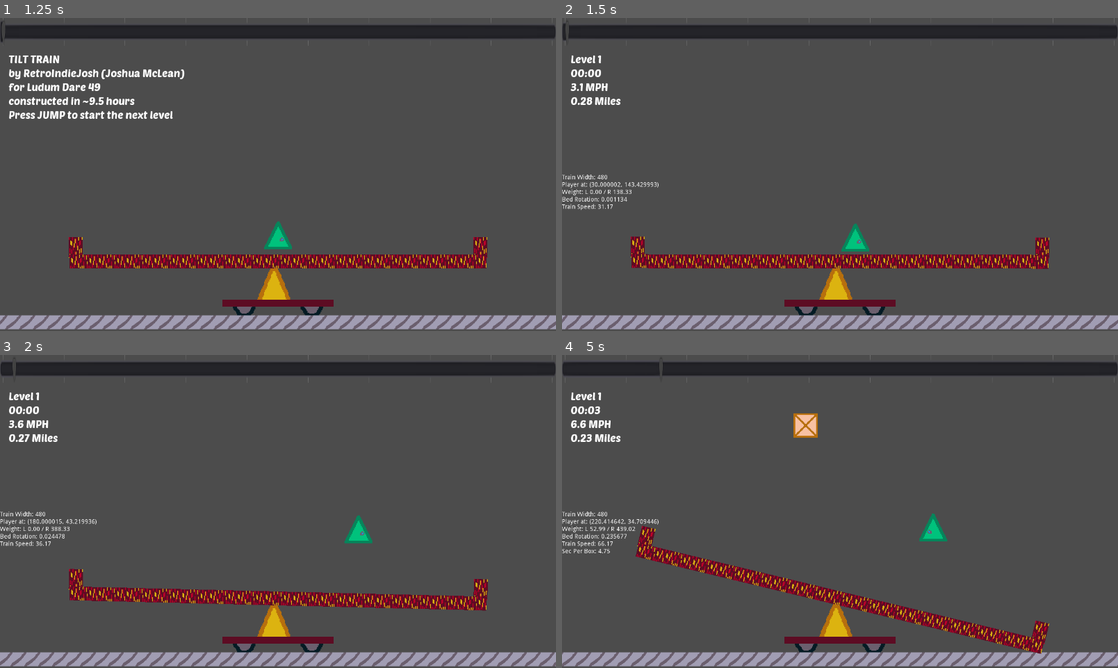
Above: before the commit, frames 1-4 (two rows, left to right).
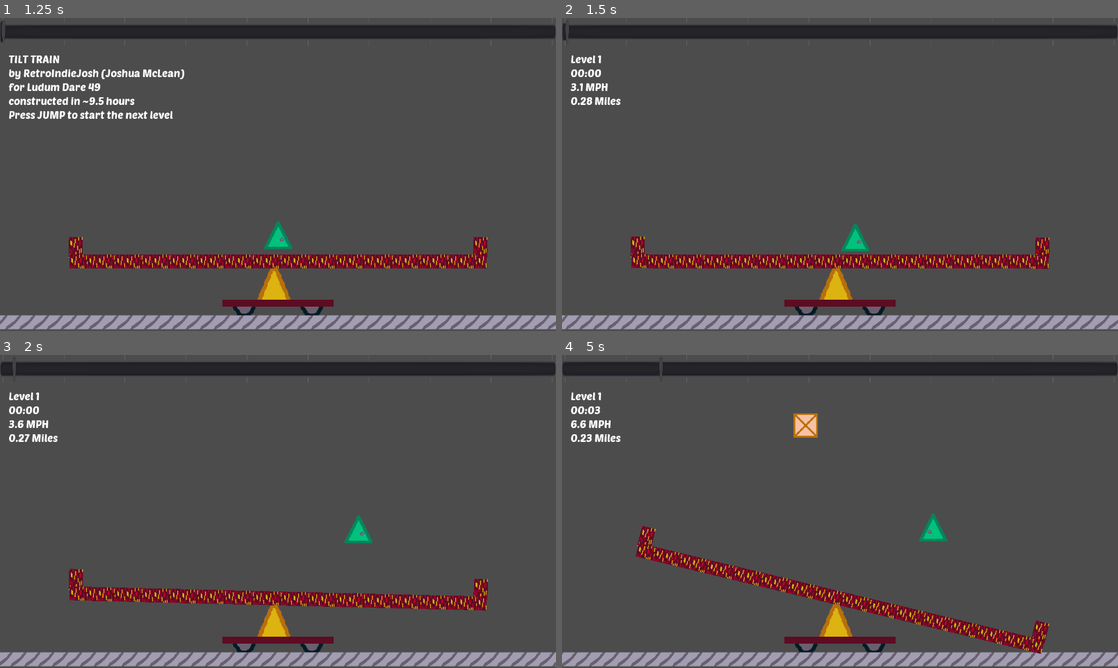
Above: after the commit, the same moments.

Repository: RetroIndieJosh/train-tilt
Game: Godot game, scene res://scenes/Game.tscn
The game is run twice, just before and just after one commit, with the same random seed, the same clock (stepped at 60 frames per second) and the same inputs.
Inputs (mouse positions are in pixels of both pictures, inside the frame that each line leads up to):
- Up to frame 1 (1.25 s): click (528, 77) at 0.5 s
- Up to frame 2 (1.5 s): tap Enter at 1.25 s; hold D (right) from 1.28 s (still down); tap Space (jump) at 1.35 s
- Up to frame 3 (2 s): keep holding D (right); tap Space (jump) at 1.52, 1.82 s
- Up to frame 4 (5 s): release D (right) at 2.03 s; hold Left (left) 2.03-2.78 s; tap Alt (grab) at 2.1, 3.6 s; tap Space (jump) at 2.27, 2.3, 2.57, 2.85, 3.77, 3.8, 4.07, 4.35, 4.52, 4.82 s; hold D (right) 2.78-4.28 s; hold Left (left) from 4.28 s (still down); tap F2 (box) at 4.9 s

Frame 1 is identical in both runs. In frame 2, 0.4% of the frame differs, in the area x 0-18%, y 50-62%; in frame 3, 0.4%; in frame 4, 0.5%, in the area x 0-18%, y 50-64%.

Commit message:
More fixes, set up builds

Diff:
--- a/scenes/Game.tscn
+++ b/scenes/Game.tscn
@@ -30,6 +30,7 @@
 script = ExtResource( 10 )
 
 [node name="Info" type="Label" parent="."]
+visible = false
 margin_left = -640.0
 margin_right = -640.0
 margin_bottom = 14.0
@@ -48,6 +49,9 @@
 size_flags_horizontal = 3
 size_flags_vertical = 0
 custom_fonts/font = ExtResource( 13 )
+__meta__ = {
+"_edit_use_anchors_": false
+}
 
 [node name="Line" type="Line2D" parent="."]
 width = 2.0
--- a/scripts/Box Generator.gd
+++ b/scripts/Box Generator.gd
@@ -1,4 +1,6 @@
 extends Position2D
+
+const SPEED_REDUCTION_MULT = 0.98
 
 export var move_speed = 10
 export var base_sec_per_box = 5
@@ -26,14 +28,16 @@
                 spawn_box()
 
 func _ready():
-        reset()
+        reset(0)
 
-func reset():
+func reset(level):
         sec_per_box = base_sec_per_box
+        for _i in range(level):
+                sec_per_box *= SPEED_REDUCTION_MULT
 
 func spawn_box():
         var new_box = box.instance()
         new_box.position = position
         game.add_child(new_box)
-        sec_per_box *= 0.95
+        sec_per_box *= SPEED_REDUCTION_MULT
         info.set_data("Sec Per Box", sec_per_box)
--- a/scripts/Entity.gd
+++ b/scripts/Entity.gd
@@ -9,13 +9,19 @@
 
 export var weight = 1
 
+onready var game = $"../Game Manager"
+
 var slide_prevention = true
 var push_direction = 0
 var push_time = 0
 var use_gravity = true
 var velocity = Vector2.ZERO
 
+onready var break_sound = preload("res://sfx/box-break.wav")
+onready var push_sound = preload("res://sfx/box-break.wav")
+
 func _die():
+        game.play_sound(break_sound)
         queue_free()
 
 func _physics_process(delta):
@@ -62,3 +68,4 @@
         push_time += PUSH_TIME
         #velocity.y -= PUSH_JUMP
         push_direction = direction
+        #game.play_sound(push_sound)
--- a/scripts/Game.gd
+++ b/scripts/Game.gd
@@ -4,6 +4,7 @@
 const TRACK_LENGTH_SQR_INC = 100
 
 onready var rij_button = $"../UI/RIJ"
+onready var box_generator = $"../Box Generator"
 onready var brake_player = $"../Brake Player"
 onready var music_player = $"../Music Player"
 onready var sound_player = $"../Sound Player"
@@ -88,6 +89,7 @@
 func start_level():
         track.reset(TRACK_LENGTH_MIN + TRACK_LENGTH_SQR_INC * level * level)
         player.reset()
+        box_generator.reset(level)
         level += 1
         rij_button.visible = false
         elapsed = 0
--- a/scripts/Player.gd
+++ b/scripts/Player.gd
@@ -12,7 +12,6 @@
 
 onready var down_detector = $"Down Detector"
 onready var forward_detector = $"Forward Detector"
-onready var game = $"../Game Manager"
 onready var detect_distance = forward_detector.cast_to.x
 onready var info = $"../Info"
 onready var line = $"../Line"
--- a/scripts/Train.gd
+++ b/scripts/Train.gd
@@ -38,11 +38,9 @@
         var total_weight = weight_right - weight_left
         rotation += ROT_SPEED * delta * total_weight
         if rotation < MIN_ROT || rotation > MAX_ROT:
-                print("brake")
                 brake_player.stream_paused = false
                 track.brake(delta)
         else:
-                print("reset brakes")
                 track.reset_brake()
                 brake_player.stream_paused = true
         rotation = clamp(rotation, MIN_ROT, MAX_ROT)
Not shown, changed: .gitignore
Not shown, changed: README.md
Not shown, changed: TODO.md
